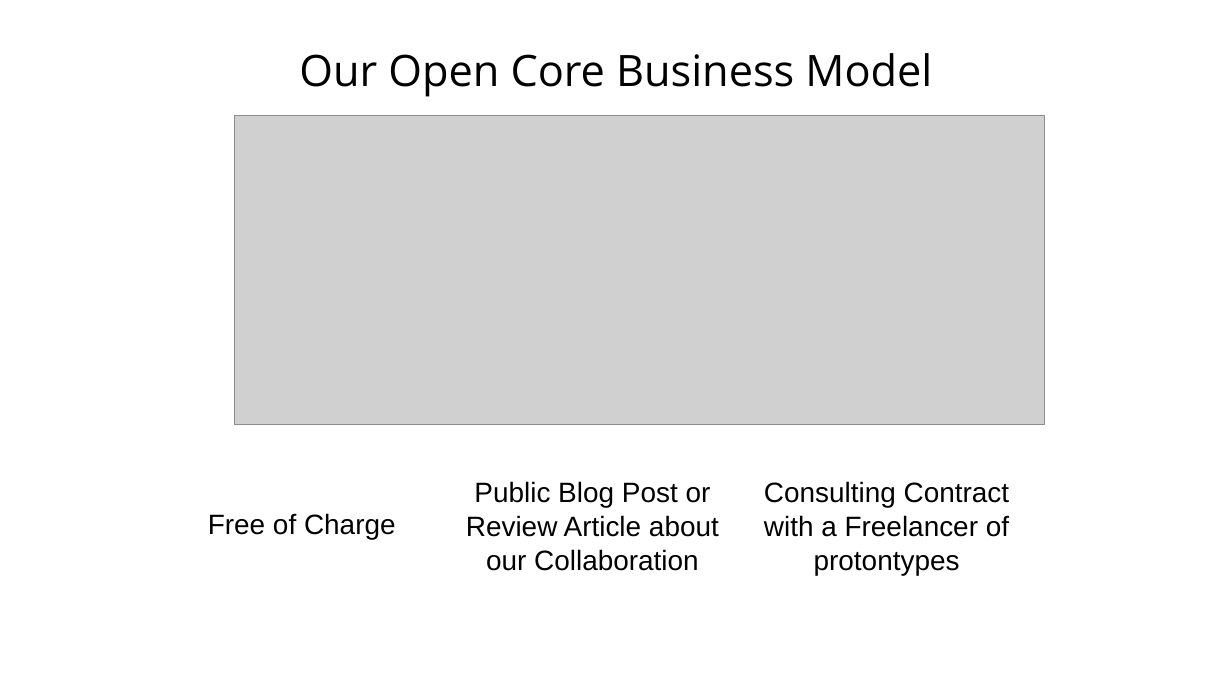
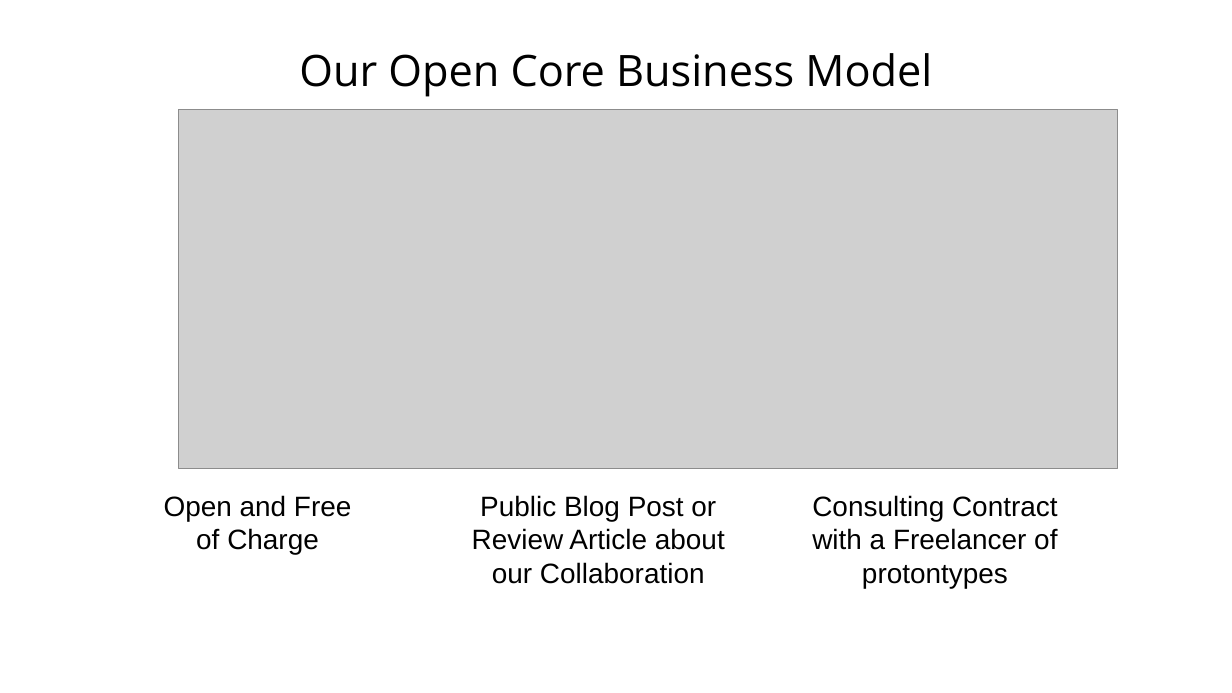
Before and after one commit to protontypes/documents, a slide deck: slide 7 of slides/protontypes_services_and_support.odp. Drawn at 1232x693 pixels with LibreOffice and Linux fonts; fonts in the diff are those of the drawing; grey boxes stand for pictures; background and template pictures are left out. Boxes give left, top, right and bottom in pixels: in the first picture for what was removed or moved away, otherwise in the second. Text is boxed around its words. In the diff, an @@ line names an element or a change of style, - is before the commit and + after.

Commit message:
inproved business model

```diff
--- a/slides/protontypes_services_and_support.odp
+++ b/slides/protontypes_services_and_support.odp
@@ picture resized from (x1=235, y1=116, x2=1044, y2=425) to (x1=179, y1=110, x2=1118, y2=468) @@
@@ text at (x1=164, y1=495, x2=351, y2=555): text changed @@
-Free of Charge
+Open and Free of Charge
@@ text "Public Blog Post or Review ..." moved from (x1=466, y1=481, x2=719, y2=571) to (x1=472, y1=495, x2=725, y2=584) @@
@@ text "Consulting Contract with a Freelancer ..." moved from (x1=764, y1=481, x2=1010, y2=575) to (x1=812, y1=495, x2=1058, y2=588) @@
```
Also in this commit, not shown: 1 other slide changed, 1 other file.
